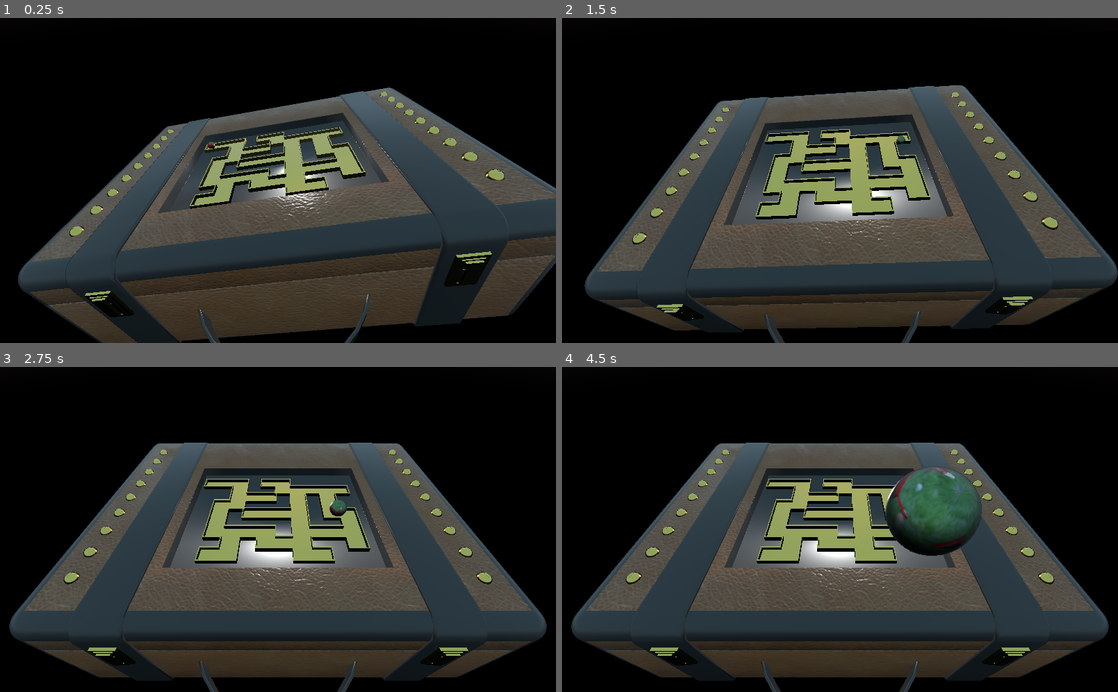
Above: before the commit, frames 1-4 (two rows, left to right).
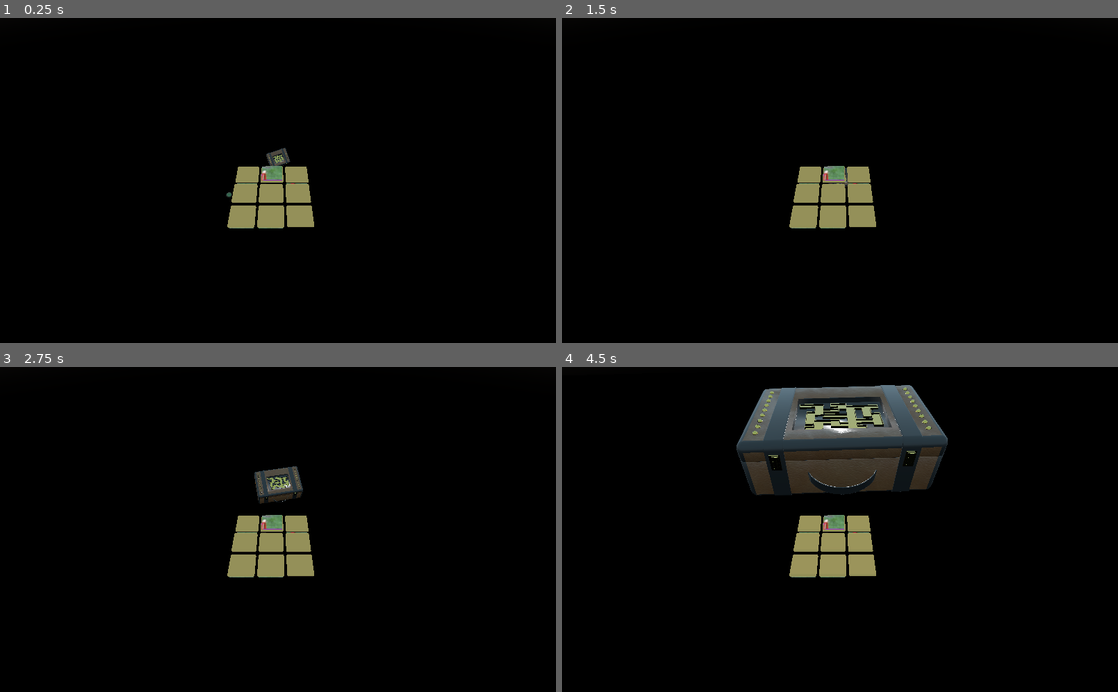
Above: after the commit, the same moments.

Repository: nheeb/OrbinTime
Game: Godot game, scene res://Level.tscn
Two runs of this game, one before a commit and one after it. Both use one fixed random seed, a clock stepped at 60 frames per second and the inputs below.
Inputs (mouse positions are in pixels of both pictures, inside the frame that each line leads up to):
- Up to frame 1 (0.25 s): no input
- Up to frame 2 (1.5 s): move the mouse to (962, 164) at 0.52 s; tap T (clear_selection) at 0.6 s; click (962, 164) at 0.67 s; move the mouse to (728, 196) at 1.27 s; tap R (teleport_orb) at 1.35 s; click (728, 196) at 1.42 s
- Up to frame 3 (2.75 s): move the mouse to (333, 458) at 2.02 s; tap T (clear_selection) at 2.1 s; click (333, 458) at 2.17 s
- Up to frame 4 (4.5 s): move the mouse to (812, 594) at 2.77 s; tap R (teleport_orb) at 2.85, 4.35 s; click (812, 594) at 2.92 s; move the mouse to (1006, 578) at 3.52 s; tap T (clear_selection) at 3.6 s; click (1006, 578) at 3.67 s; move the mouse to (673, 480) at 4.27 s; click (673, 480) at 4.42 s

The runs differ from the first frame. In frame 1, 53% of the frame differs, in the area x 3-100%, y 21-100%; in frame 2, 50%; in frame 3, 51%; in frame 4, 55%, in the area x 1-99%, y 5-100%.

Commit message:
Start Animation

Diff:
--- a/Level.gd
+++ b/Level.gd
@@ -21,7 +21,19 @@
 	$Tween.interpolate_method(self, "interpolate", 0.0, 1.0, 2.5)
 	$Tween.start()
 
-var maze_mode := true
+var maze_mode := false
+
+func _ready():
+	var suitcase_target : Vector3 = $Suitcase.global_transform.origin
+	$Suitcase.global_transform.origin = $SuitcaseSpawn.global_transform.origin
+	$Suitcase.transform.basis = Transform.IDENTITY.rotated(Vector3(1, .5, 0).normalized(), 70).basis
+	$Tween.interpolate_property($Suitcase, "global_transform:origin:x", $Suitcase.global_transform.origin.x, suitcase_target.x, 5)
+	$Tween.interpolate_property($Suitcase, "global_transform:origin:z", $Suitcase.global_transform.origin.z, suitcase_target.z, 5)
+	$Tween.interpolate_property($Suitcase, "global_transform:origin:y", $Suitcase.global_transform.origin.y, suitcase_target.y, 5, Tween.TRANS_CUBIC, Tween.EASE_IN_OUT)
+	$Tween.interpolate_property($Suitcase, "transform:basis", $Suitcase.transform.basis, Basis.IDENTITY, 5)
+	$Tween.start()
+	yield($Tween, "tween_all_completed")
+	maze_mode = true
 
 func _physics_process(_delta):
 	if maze_mode:
--- a/Level.tscn
+++ b/Level.tscn
@@ -41,3 +41,6 @@
 
 [node name="WorldEnvironment" type="WorldEnvironment" parent="."]
 environment = ExtResource( 5 )
+
+[node name="SuitcaseSpawn" type="Position3D" parent="."]
+transform = Transform( 1, 0, 0, 0, 1, 0, 0, 0, 1, 0, -5.31043, -6.86154 )
